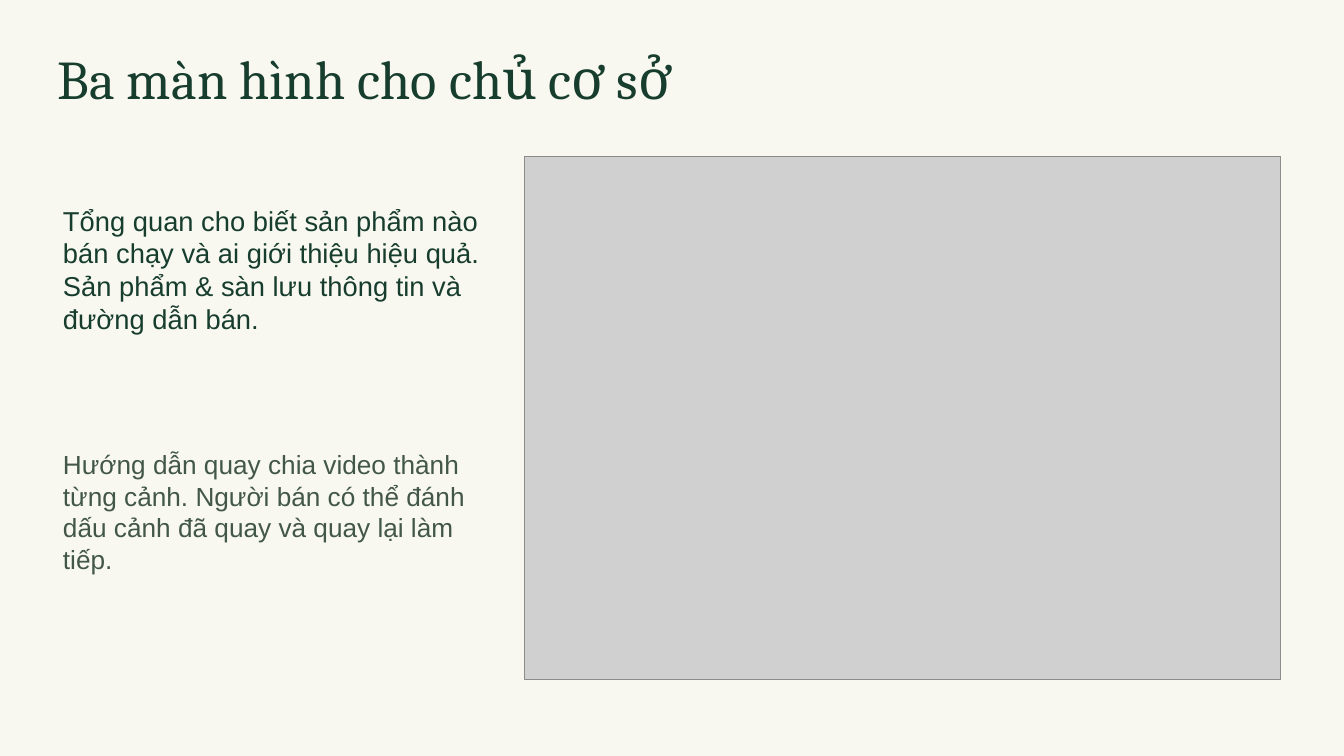
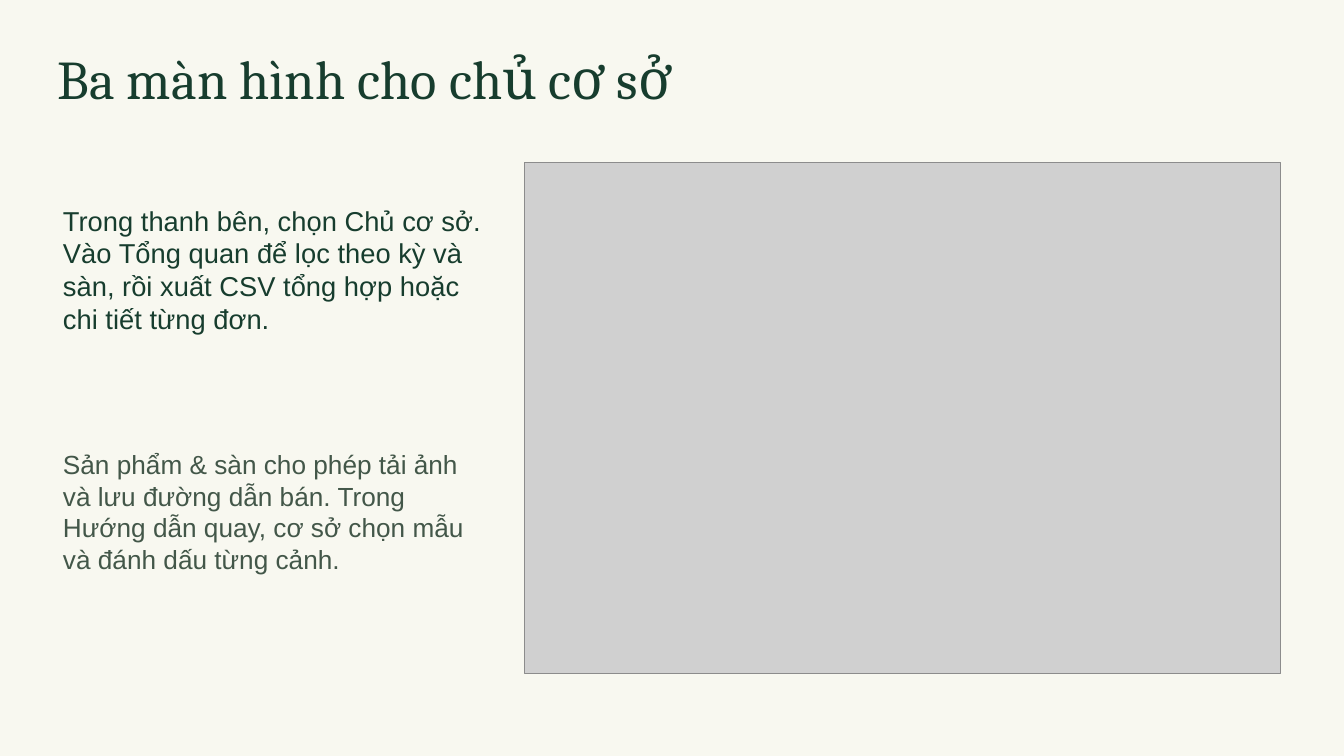
Before and after one commit to lethanhnguyen291/OCOP-Dong-Nai, a slide deck: slide 4 of ho-so/Pitch-deck-OCOP-Dong-Nai.pptx. Drawn at 1344x756 pixels with LibreOffice and Linux fonts; fonts in the diff are those of the drawing; grey boxes stand for pictures. Boxes give left, top, right and bottom in pixels: in the first picture for what was removed or moved away, otherwise in the second. Text is boxed around its words. In the diff, an @@ line names an element or a change of style, - is before the commit and + after.

```diff
--- a/ho-so/Pitch-deck-OCOP-Dong-Nai.pptx
+++ b/ho-so/Pitch-deck-OCOP-Dong-Nai.pptx
@@ picture: place and size @@
-picture at [525, 156, 1281, 679]
+picture at [525, 162, 1281, 675]
@@ text at [63, 210, 480, 334]: text changed @@
-Tổng quan cho biết sản phẩm nào bán chạy và ai giới thiệu hiệu quả. Sản phẩm & sàn lưu thông tin và đường dẫn bán.
+Trong thanh bên, chọn Chủ cơ sở. Vào Tổng quan để lọc theo kỳ và sàn, rồi xuất CSV tổng hợp hoặc chi tiết từng đơn.
@@ text at [63, 453, 464, 574]: text changed @@
-Hướng dẫn quay chia video thành từng cảnh. Người bán có thể đánh dấu cảnh đã quay và quay lại làm tiếp.
+Sản phẩm & sàn cho phép tải ảnh và lưu đường dẫn bán. Trong Hướng dẫn quay, cơ sở chọn mẫu và đánh dấu từng cảnh.
```
Also in this commit, not shown: 2 other slides changed, 4 other files.
